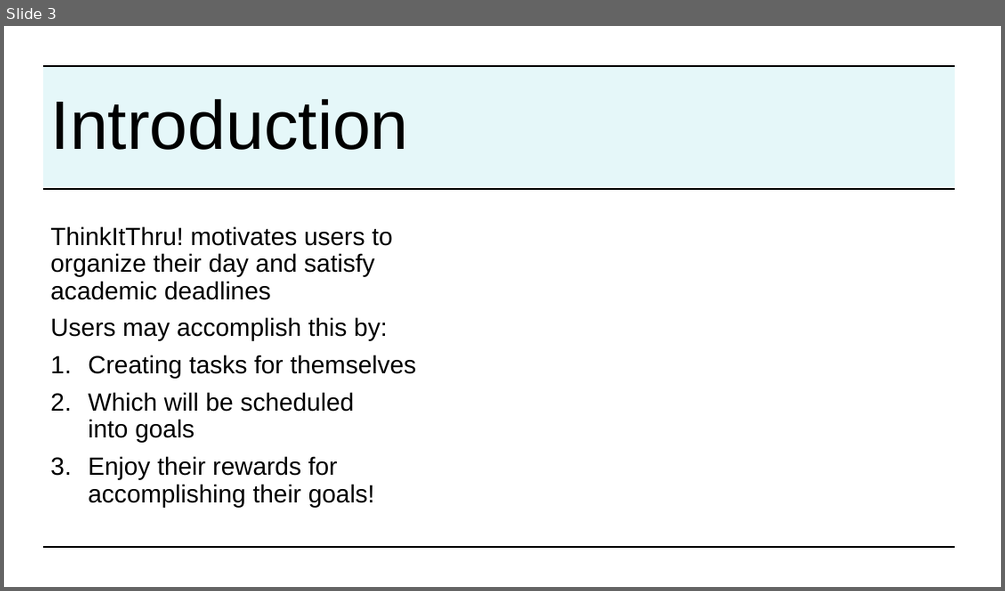
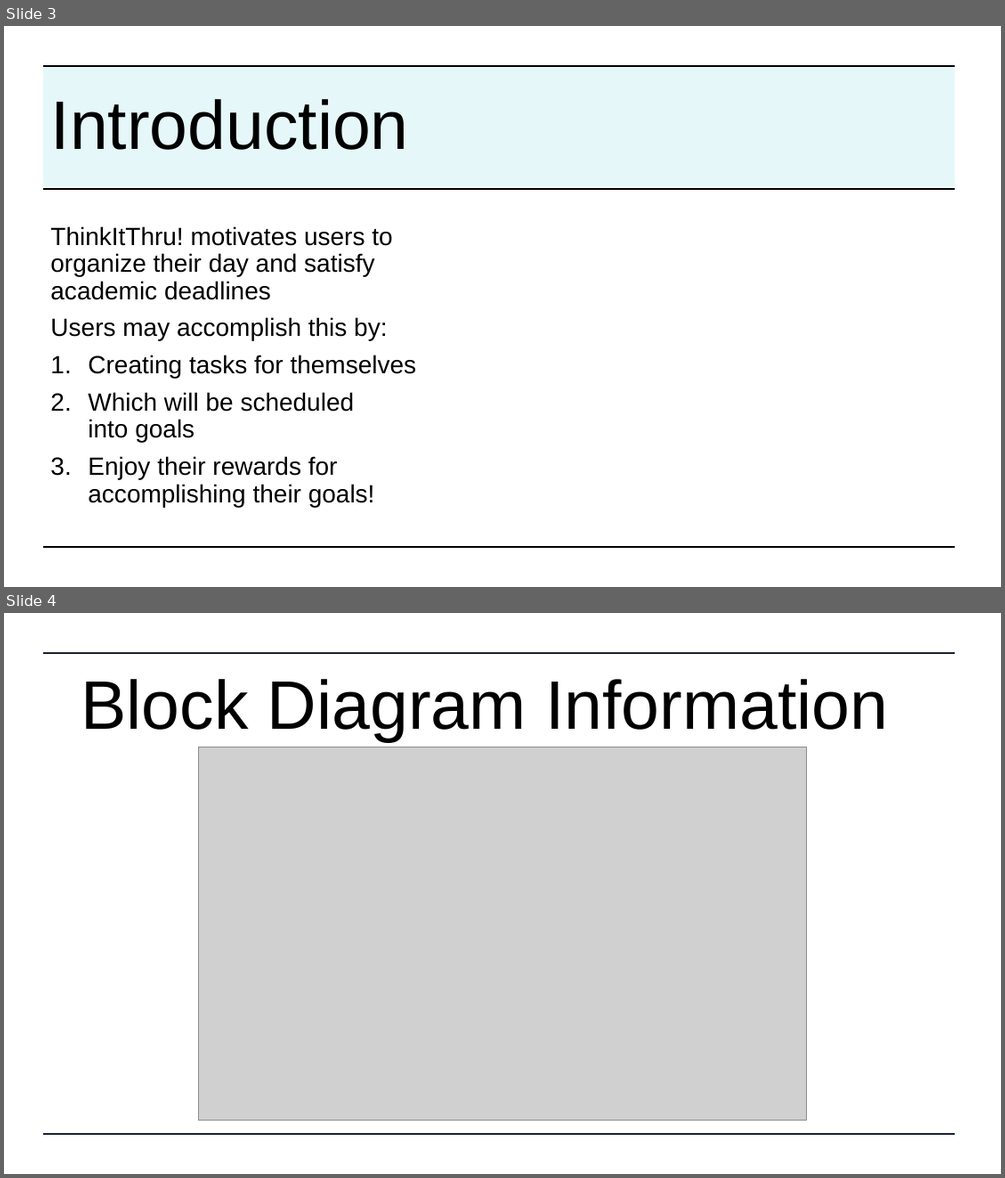
Before and after one commit to lwright249/ThinkItThru, a slide deck: Documentation/DiagramPresentation.pptx. Shown one above the other, each under a label of ours: slide 3 before the commit, slides 3 and 4 after it. The pictures are 1005x591 and 1005x1178 pixels, drawn with LibreOffice and Linux fonts; fonts in the diff are those of the drawing; grey boxes stand for pictures; background and template pictures are left out. Boxes give left, top, right and bottom in pixels: in the first picture for what was removed or moved away, otherwise in the second. Text is boxed around its words. In the diff, an @@ line names an element or a change of style, - is before the commit and + after.

```diff
--- a/Documentation/DiagramPresentation.pptx
+++ b/Documentation/DiagramPresentation.pptx
@@ slide 4 added at (4,613,1001,1174), background #FFFFFF @@
@@ line added from (44, 653) to (955, 653), #182230 2.25 pt @@
@@ text added at (81,679,888,741), 66 pt, text #000000 @@
+Block Diagram Information
@@ picture added at (198,747,807,1120) @@
@@ line added from (44, 1134) to (955, 1134), #182230 2.25 pt @@
```
Also in this commit, not shown: 1 slide changed, 4 other slides added, 7 slides removed.
